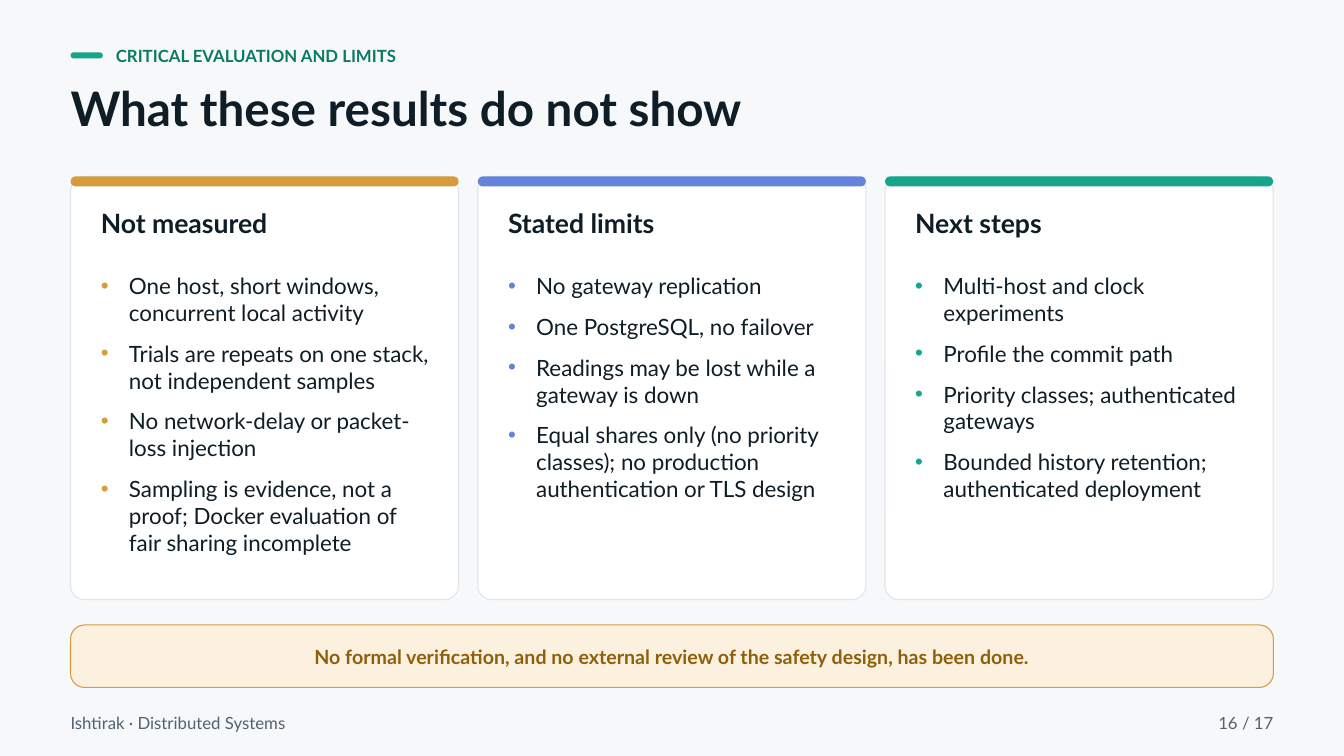
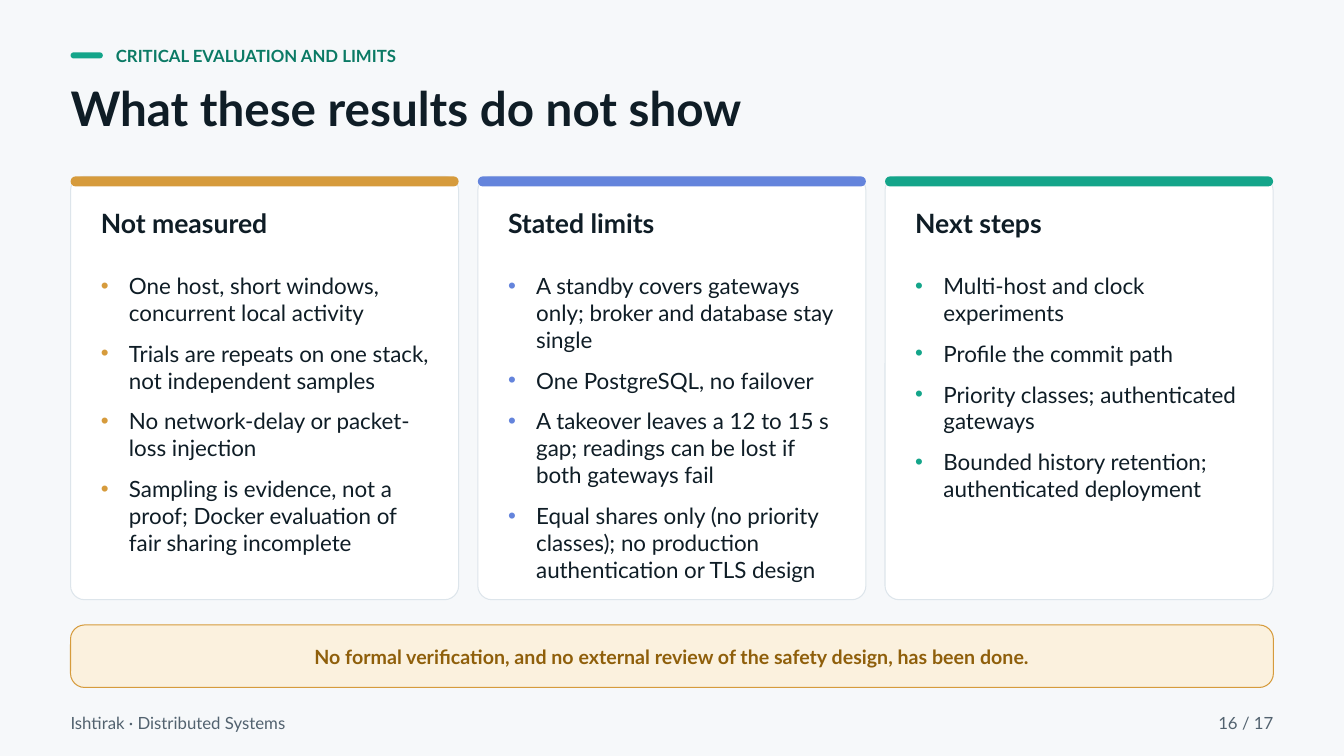
Before and after one commit to Roy-r2004/Ishtirak, a slide deck: slide 16 of docs/Ishtirak_Presentation.pptx. Drawn at 1344x756 pixels with LibreOffice and Linux fonts; fonts in the diff are those of the drawing. Boxes give left, top, right and bottom in pixels: in the first picture for what was removed or moved away, otherwise in the second. Text is boxed around its words. In the diff, an @@ line names an element or a change of style, - is before the commit and + after.

```diff
--- a/docs/Ishtirak_Presentation.pptx
+++ b/docs/Ishtirak_Presentation.pptx
@@ text at (536, 277, 833, 352): text changed @@
-• No gateway replication
+• A standby covers gateways only; broker and database stay single
@@ text at (536, 412, 829, 487): text changed @@
-• Readings may be lost while a gateway is down
+• A takeover leaves a 12 to 15 s gap; readings can be lost if both gateways fail
```
Also in this commit, not shown: 3 other slides changed, 3 other files.
